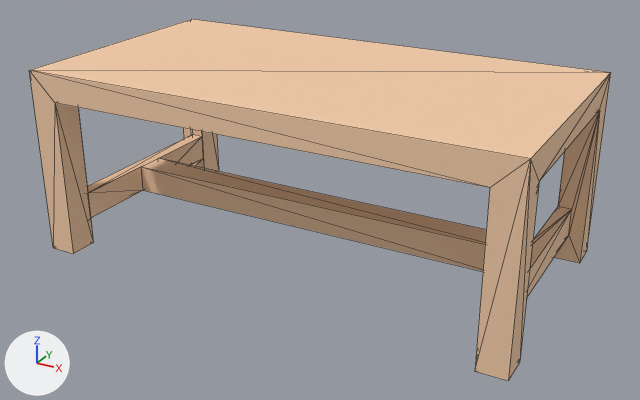
Before and after pictures for a commit that changed the glTF model assets/props/furniture/table.glb.
One viewpoint serves both versions: a 50 mm lens placed at (1.106, -1.018, 0.718), pointed at (0.434, 0.203, 0.108). Arrows for +X, +Y and +Z are at lower left; the lights stay in place. The older version comes first. Mesh edges are drawn as thin lines. Vertices at exactly the same position are counted once.

The first picture shows 'table(Clone)'.
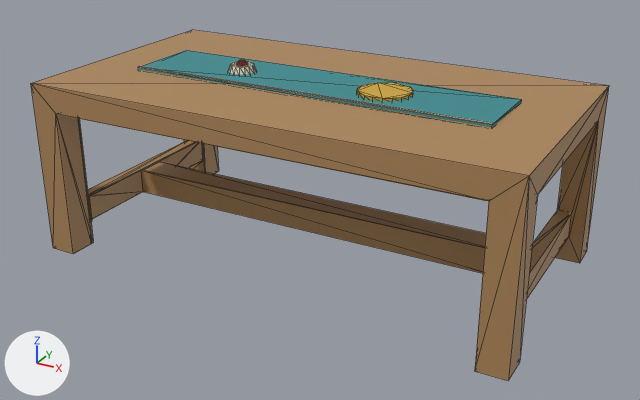
Pixel boxes [x1, y1, x2, y2] of what changed, in the pictures (640 x 400 px):
'table(Clone)', reshaped, rescaled
    before: [29, 19, 611, 381]
    after: [31, 30, 609, 381]
part 1 of me_mesh_table, added
    after: [228, 62, 256, 75]
part 2 of me_mesh_table, added
    after: [236, 60, 248, 66]
part 3 of me_mesh_table, added (yellow)
    after: [357, 83, 413, 101]
part 4 of me_mesh_table, added
    after: [138, 50, 522, 127]
part 5 of me_mesh_table, cut back
    before: [55, 103, 486, 254]
    after: [56, 114, 533, 254]
part 6 of me_mesh_table, recoloured (beige to brown)
    before: [29, 19, 611, 381]
    after: [31, 30, 609, 381]

The change, as a list of edits to the scene's bpy script:
```text
Add mat_red_001:
    mat_red_001 = principled_material('red.001')
    mat_red_001.base_color = (0.55, 0.06, 0.04)  # red #c44538
    mat_red_001.roughness = 0.7
Add mat_cream_001:
    mat_cream_001 = principled_material('cream.001')
    mat_cream_001.base_color = (0.78, 0.7, 0.52)  # beige #e5dabf
    mat_cream_001.roughness = 0.8
Add mat_teal_001:
    mat_teal_001 = principled_material('teal.001')
    mat_teal_001.base_color = (0.04, 0.26, 0.28)  # cyan #388b90
    mat_teal_001.roughness = 0.7
Add mat_oak_001:
    mat_oak_001 = principled_material('oak.001')
    mat_oak_001.base_color = (0.42, 0.24, 0.1)  # brown #ad8659
    mat_oak_001.roughness = 0.55
Add mat_mustard_001:
    mat_mustard_001 = principled_material('mustard.001')
    mat_mustard_001.base_color = (0.62, 0.38, 0.04)  # yellow #cea638
    mat_mustard_001.roughness = 0.6
Change me_mesh_table:
    used by ob_table_clone; location = (0.0, 0.0, 0.0)
    remove me_mesh_table.from_pydata(...)  # 56 vertices, 120 faces; spans x 0.0..0.841, y 0.0..0.447, z 0.0..0.327
    add me_mesh_table.from_pydata(...)  # 274 vertices, 488 faces; spans x 0.0..0.841, y 0.0..0.447, z 0.0..0.351
    me_mesh_table part 1: a new loose piece, a 16-sided cut cone along z (radius 0.026 at the low end, 0.02 at the high end) spanning x 0.245..0.297, y 0.198..0.25, z 0.327..0.343, in mat_cream_001 (beige #e5dabf)
    me_mesh_table part 2: a new loose piece, a UV sphere (12 segments, 6 rings, poles along z) spanning x 0.261..0.281, y 0.214..0.234, z 0.335..0.351, in mat_red_001 (red #c44538)
    me_mesh_table part 3: a new loose piece, an 18-sided cylinder along z spanning x 0.4964..0.5851, y 0.1787..0.2687, z 0.3267..0.3347, in mat_mustard_001 (yellow #cea638)
    me_mesh_table part 4: a new loose piece of 14 vertices spanning x 0.1..0.741, y 0.154..0.294, z 0.325..0.333
    me_mesh_table part 5
    34 faces are deleted
    74 vertices are added at x 0.043..0.799, y 0.0..0.401, z 0.0..0.278
    130 new faces join them, mat_oak_001 (brown #ad8659)
    me_mesh_table part 6: 86 faces spanning x 0.0..0.841, y 0.0..0.447, z 0.0..0.327 switch from mat_wood (beige #f3cca8) to mat_oak_001 (brown #ad8659)
    add me_mesh_table.materials.append(mat_teal_001)  # cyan #388b90
    add me_mesh_table.materials.append(mat_cream_001)  # beige #e5dabf
    add me_mesh_table.materials.append(mat_red_001)  # red #c44538
    add me_mesh_table.materials.append(mat_mustard_001)  # yellow #cea638
Change ob_table_clone:
    ob_table_clone.scale: (1.0, 1.0, 1.0) -> (1.0, 1.0, 0.932)
```
